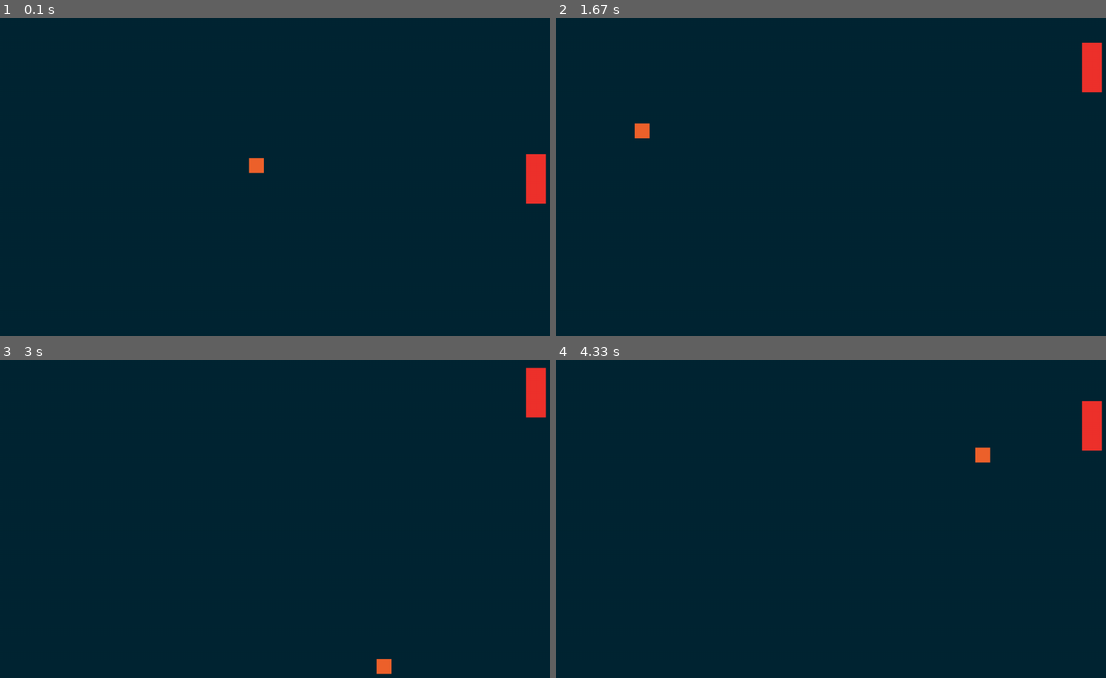
Above: before the commit, frames 1-4 (two rows, left to right).
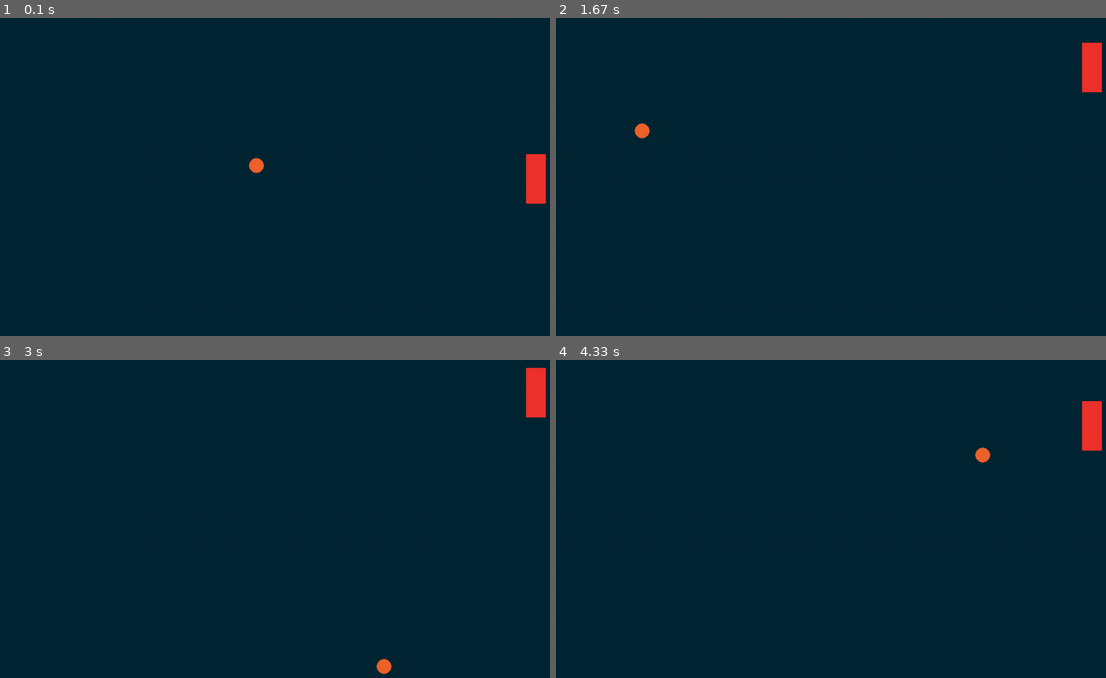
Above: after the commit, the same moments.

Repository: 7IronSnow7/Pygame
Game: pygame game, started from pong/main.py
Same seed, same stepped clock (60 frames per second), same inputs: the game is played once before the commit and once after it.
Inputs:
- Up to frame 1 (0.1 s): no input
- Up to frame 2 (1.67 s): hold Up 0.33-0.8 s; hold Down 0.83-1.13 s; hold Up 1.17-1.53 s; hold Down from 1.57 s (still down)
- Up to frame 3 (3 s): release Down at 1.93 s; hold Up 1.97-2.27 s; hold Down 2.3-2.6 s; hold Up from 2.63 s (still down)
- Up to frame 4 (4.33 s): release Up at 3 s; hold Down 3.03-3.4 s; hold Up 3.43-3.73 s; hold Down 3.77-4.07 s; hold Up from 4.1 s (still down)

The runs differ from the first frame. In frame 1, less than 0.1% of the frame differs, in the area x 45-48%, y 44-49%; in frame 2, less than 0.1%; in frame 3, less than 0.1%, in the area x 68-72%, y 94-99%; in frame 4, less than 0.1%.

Commit message:
Changed the ball to a circle sprite from a square sprite

Diff:
--- a/pong/sprites.py
+++ b/pong/sprites.py
@@ -32,8 +32,9 @@
         super().__init__(groups)
 
         # image
-        self.image = pygame.Surface(SIZE['ball'])
-        self.image.fill(COLORS['ball'])
+        self.image = pygame.Surface(SIZE['ball'], pygame.SRCALPHA)
+        pygame.draw.circle(self.image, COLORS['ball'],(SIZE['ball'][0] / 2, SIZE['ball'][1] / 2), SIZE['ball'][0] / 2)
+        # self.image.fill(COLORS['ball'])
 
         # rect & movement
         self.rect = self.image.get_frect(center = (WINDOW_WIDTH / 2, WINDOW_HEIGHT / 2))
